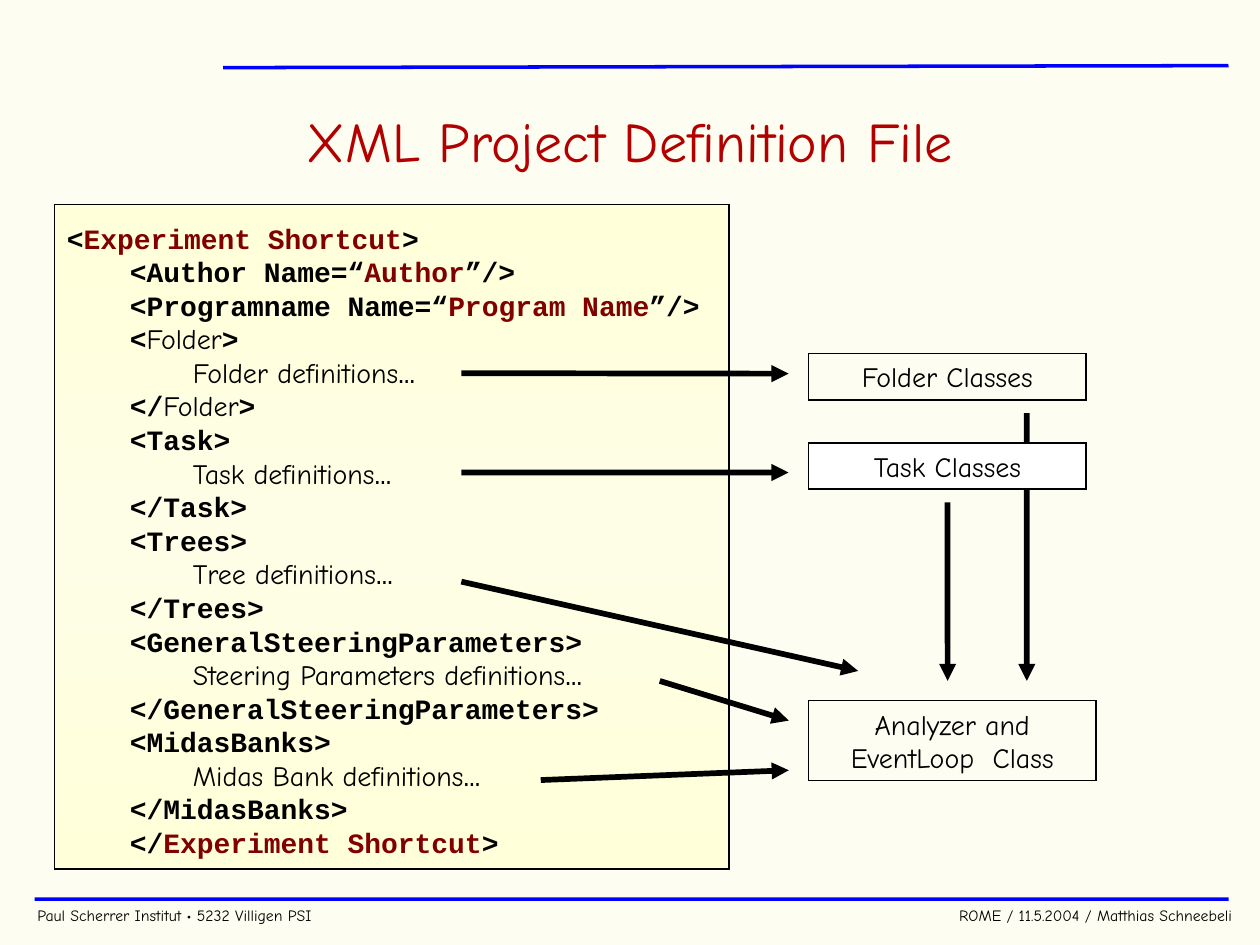
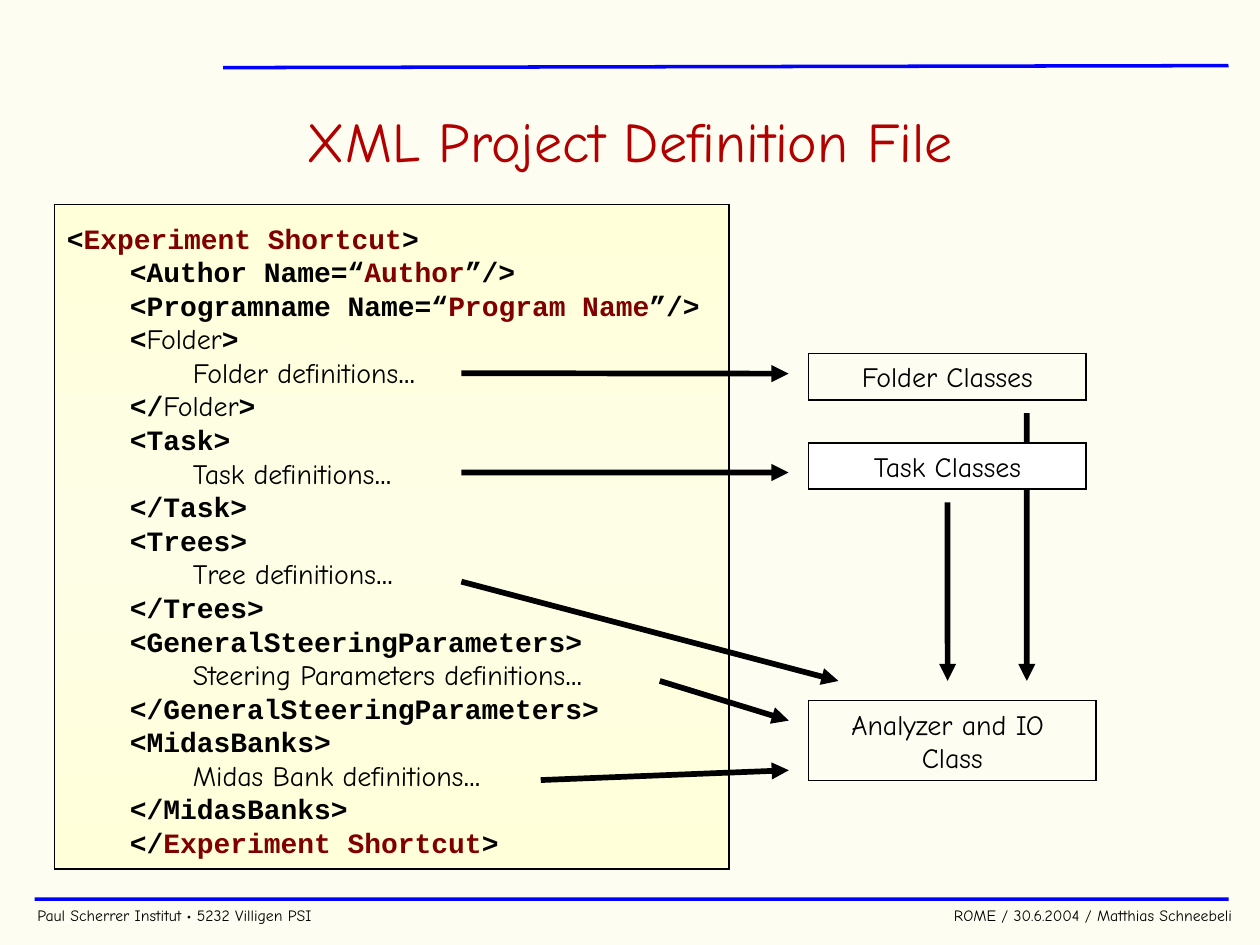
Before and after one commit to cjpl/rome, a slide deck: slide 10 of documentation/ROME.ppt. Drawn at 1260x945 pixels with LibreOffice and Linux fonts; fonts in the diff are those of the drawing; background and template pictures are left out. Boxes give left, top, right and bottom in pixels: in the first picture for what was removed or moved away, otherwise in the second. Text is boxed around its words. In the diff, an @@ line names an element or a change of style, - is before the commit and + after.

```diff
--- a/documentation/ROME.ppt
+++ b/documentation/ROME.ppt
@@ arrow moved from (461, 582) - (858, 670) to (461, 582) - (838, 680) @@
@@ text in rectangle at (x1=851, y1=716, x2=1044, y2=769): text changed @@
-Analyzer and EventLoop Class
+Analyzer and IO Class
@@ text at (x1=37, y1=910, x2=1232, y2=924): text changed @@
-Paul Scherrer Institut • 5232 Villigen PSI ROME / 11.5.2004 / Matthias Schneebeli
+Paul Scherrer Institut • 5232 Villigen PSI ROME / 30.6.2004 / Matthias Schneebeli
```
Also in this commit, not shown: 28 other slides changed, 5 slides added, 1 slide removed, 48 other files.
